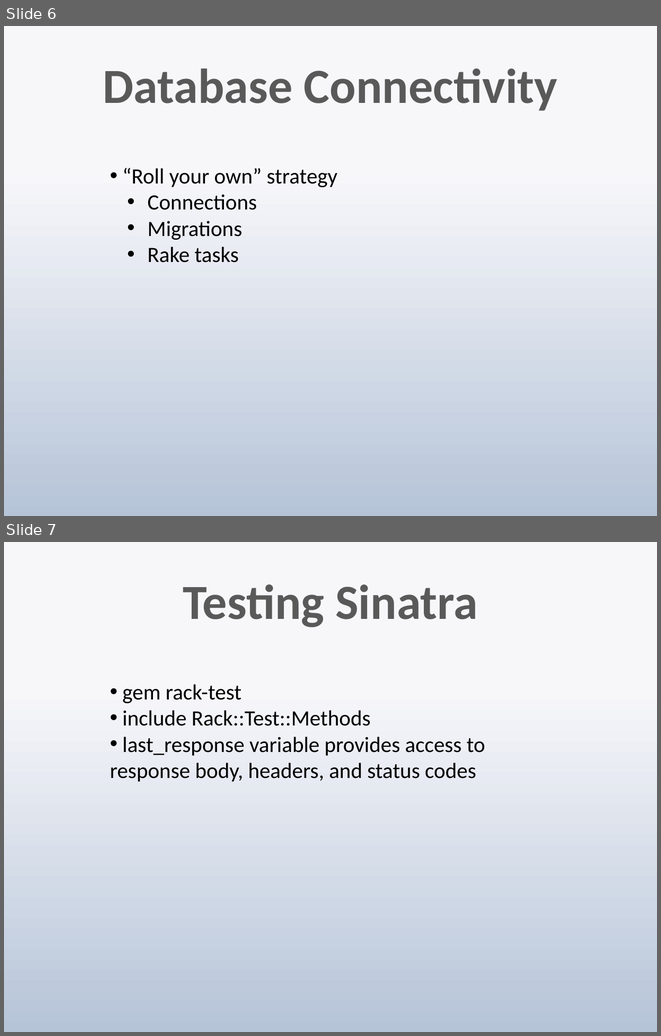
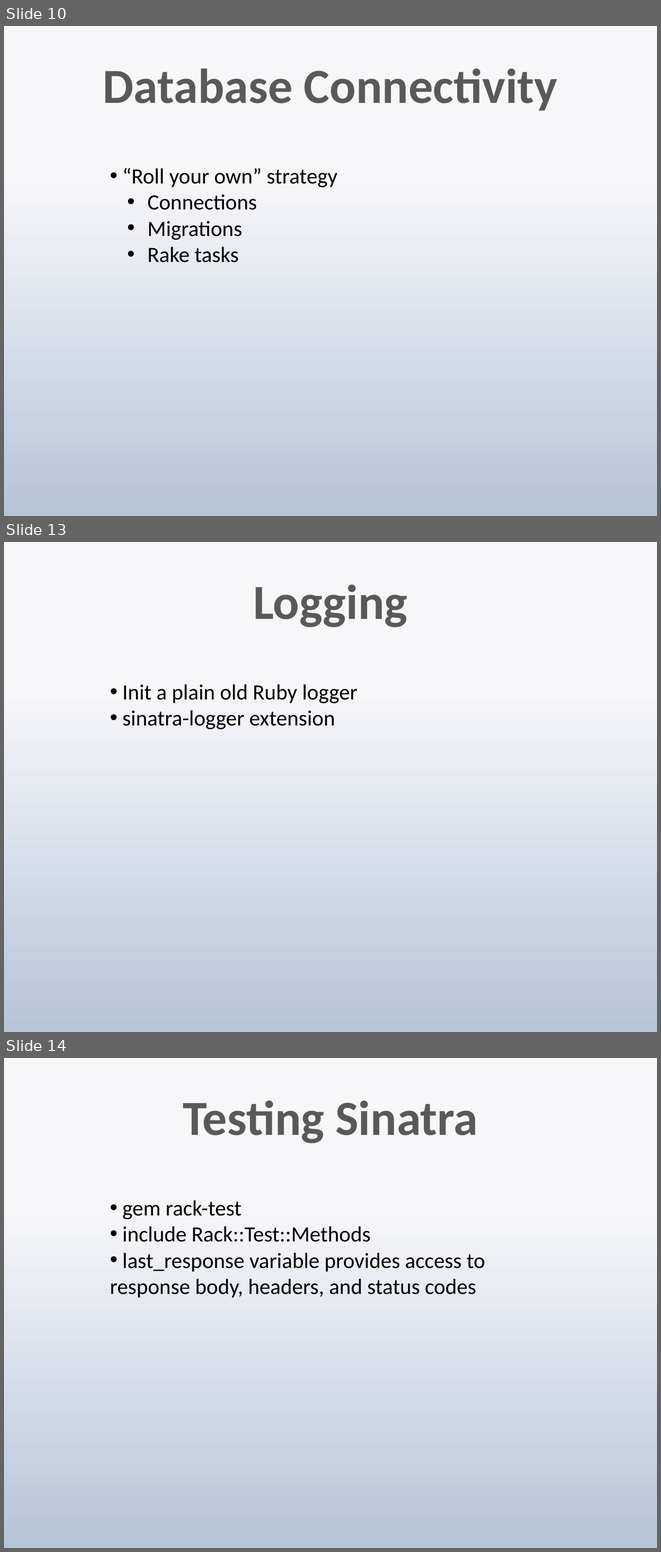
Before and after one commit to techwhizbang/sinatra_slideshow, a slide deck: sinatra.pptx. Shown one above the other, each under a label of ours: slides 6 and 7 before the commit, slides 10, 13 and 14 after it; the slides between them are not shown. The pictures are 661x1036 and 661x1552 pixels, drawn with LibreOffice and Linux fonts; fonts in the diff are those of the drawing. Boxes give left, top, right and bottom in pixels: in the first picture for what was removed or moved away, otherwise in the second. Text is boxed around its words. In the diff, an @@ line names an element or a change of style, - is before the commit and + after.

```diff
--- a/sinatra.pptx
+++ b/sinatra.pptx
@@ slide 13 added at [4,542,657,1032], background gradient #F7F9FB to #B7C6D9 @@
@@ title added at [253,584,407,627], 54 pt, text gradient #595959 to #262626, bold @@
+Logging
@@ text added at [122,684,358,729], 24 pt, text #000000 @@
+• Init a plain old Ruby logger
+• sinatra-logger extension
@@ what was slide 6 is now slide 10 @@
@@ what was slide 7 is now slide 14 @@
```
Also in this commit, not shown: 2 slides changed, 8 other slides added, 1 slide removed.
